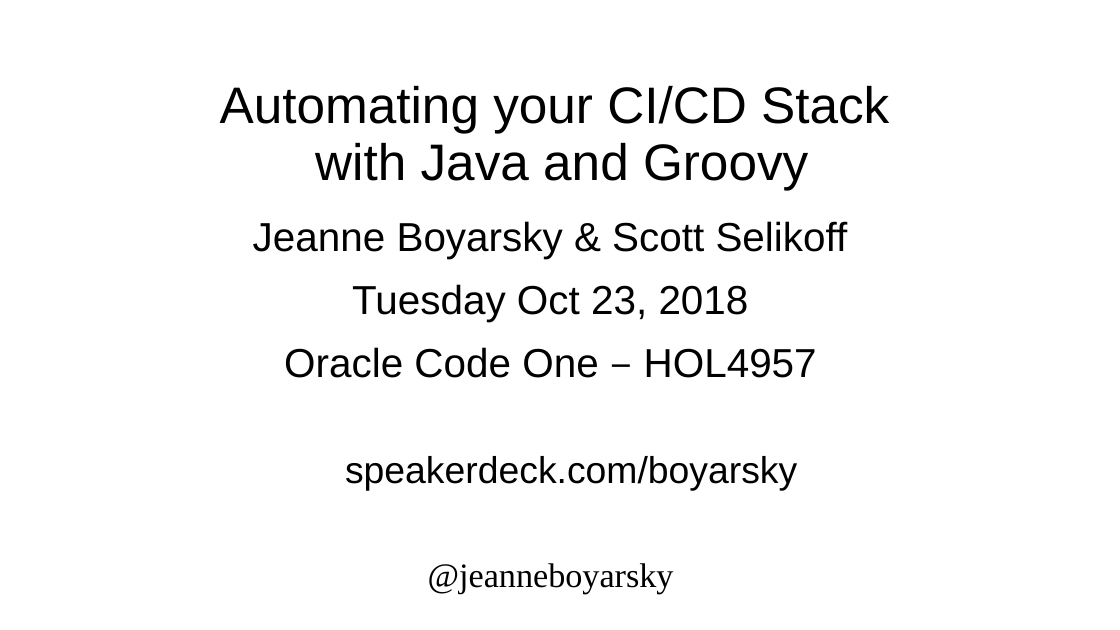
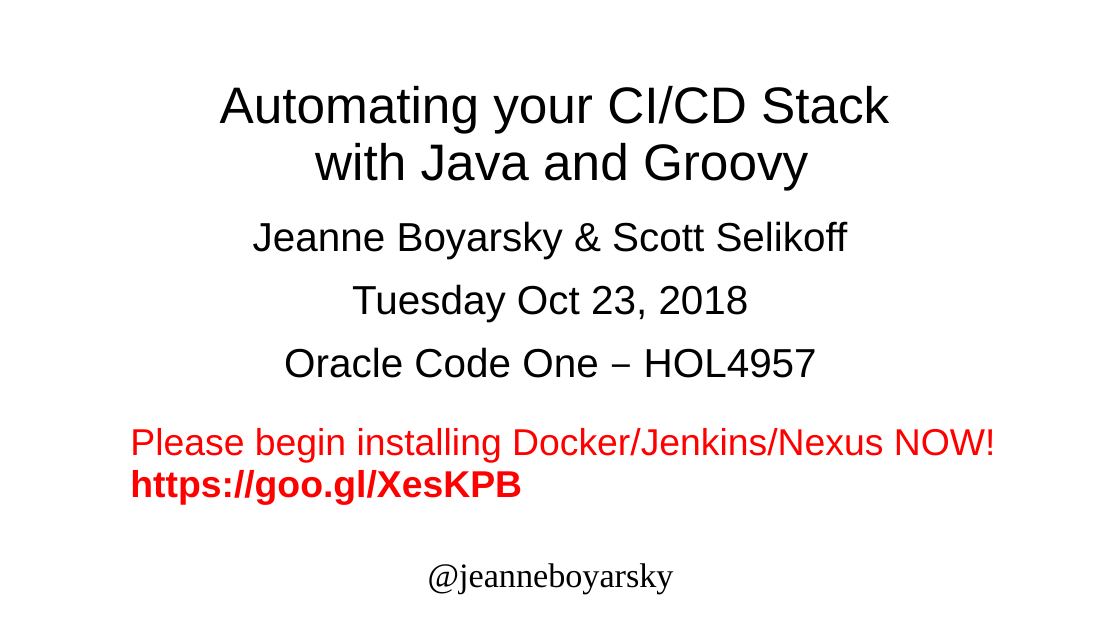
Before and after one commit to boyarsky/OracleCodeOne2018-HOL-Automating-Stack-Groovy, a slide deck: slide 1 of 2018-OracleCodeOne-Authomating Stack.ppt. Drawn at 1120x630 pixels with LibreOffice and Linux fonts; fonts in the diff are those of the drawing; background and template pictures are left out. Boxes give left, top, right and bottom in pixels: in the first picture for what was removed or moved away, otherwise in the second. Text is boxed around its words. In the diff, an @@ line names an element or a change of style, - is before the commit and + after.

```diff
--- a/2018-OracleCodeOne-Authomating Stack.ppt
+++ b/2018-OracleCodeOne-Authomating Stack.ppt
@@ text at box(130, 428, 996, 504): text changed; text colour #000000 to #FF0000 @@
-speakerdeck.com/boyarsky
+Please begin installing Docker/Jenkins/Nexus NOW!
+https://goo.gl/XesKPB
```
Also in this commit, not shown: 6 other slides changed, 1 other file.
